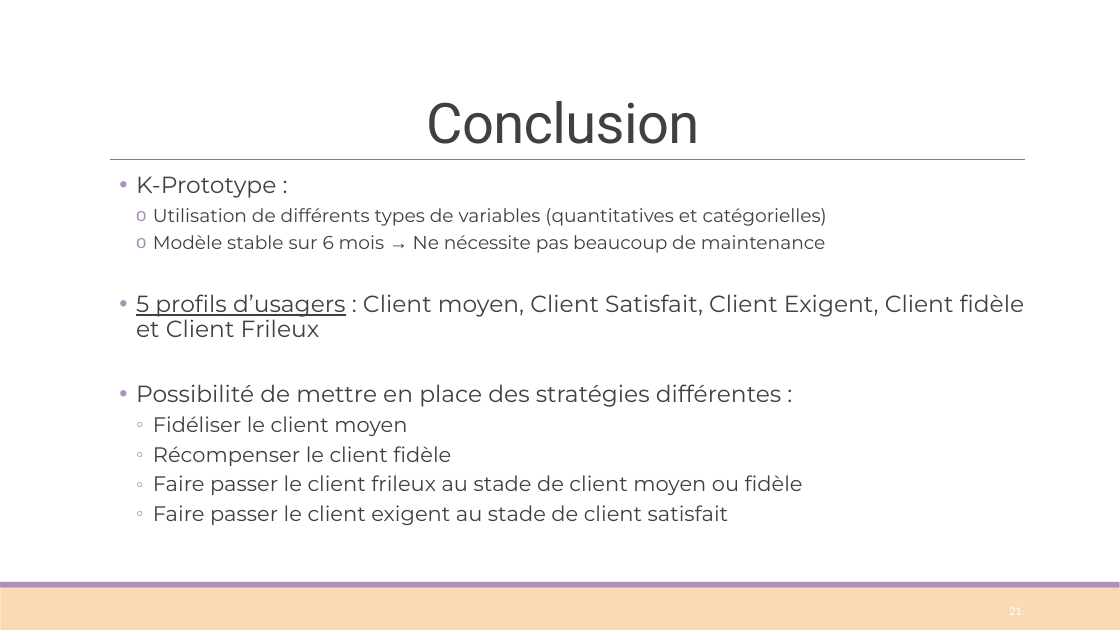
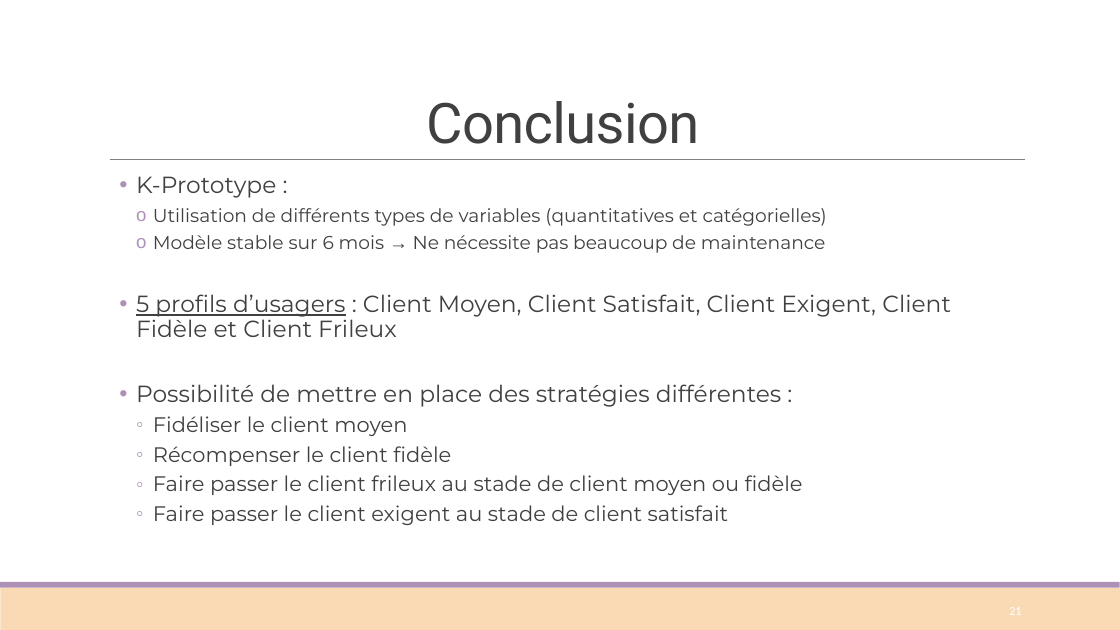
Before and after one commit to Sylvariane/segmentez_les_clients, a slide deck: slide 21 of POlist_03_presentation.pptx. Drawn at 1120x630 pixels with LibreOffice and Linux fonts; fonts in the diff are those of the drawing. Boxes give left, top, right and bottom in pixels: in the first picture for what was removed or moved away, otherwise in the second. Text is boxed around its words. In the diff, an @@ line names an element or a change of style, - is before the commit and + after.

```diff
--- a/POlist_03_presentation.pptx
+++ b/POlist_03_presentation.pptx
@@ text at (136, 294, 951, 337): text changed @@
-  • 5 profils d’usagers : Client moyen, Client Satisfait, Client Exigent, Client fidèle et Client Frileux
+  • 5 profils d’usagers : Client Moyen, Client Satisfait, Client Exigent, Client Fidèle et Client Frileux
```
Also in this commit, not shown: 1 other file.
